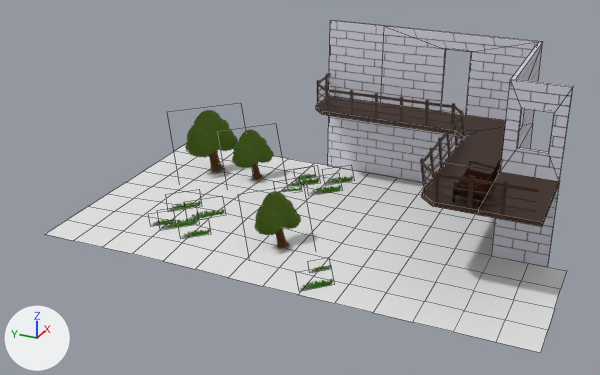
The Blender file concept-art/outside.blend, before and after one commit.
Both versions are drawn from a camera (50 mm lens) standing at (-20.39, -9.43, 11.17) and looking at (-0.59, -0.52, 1.27). Lighting does not change. The marker at lower left points along +X, +Y and +Z. Mesh edges are drawn as thin lines on the coarser meshes.

In view in the first picture: 'Plane.003', 'Plane.004', 'balcony_fence', 'balcony_floor', 'bench', 'grass', 'tree', 'tree.001', 'tree.002'.
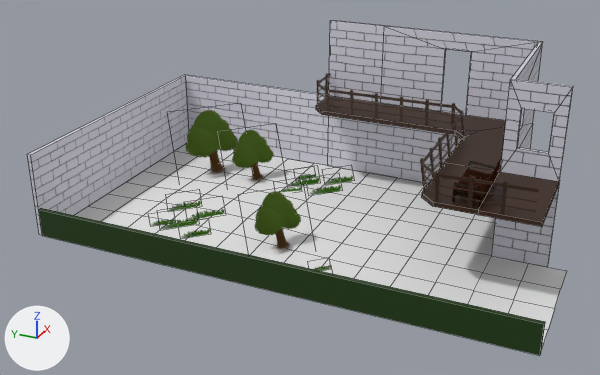
Commit message: add hedge outside

Boxes (x1, y1, x2, y2) around the edits, measured in the pictures (600 x 375 px):
'Plane.004', reshaped: before (328, 110, 560, 267); after (27, 75, 560, 267)
'Plane.001', added (green): after (39, 208, 545, 356)
part 1 of me_plane_004, added: after (27, 75, 329, 236)

What the commit changed:
Picture 'hedge' (img_hedge) is new.
Material 'hedge' (mat_hedge) is new.
Its texture is img_hedge.
me_plane_004 is used by ob_plane_004; location (0.0, 0.0, 0.0).
Verts and faces of me_plane_004; kept vertices keep their numbers, new ones are numbered from 8.
Before the commit, vertices of me_plane_004: 0 (4.0, 0.5, 0.0), 2 (4.0, 0.5, 2.5).
me_plane_004 had 8 vertices, 3 faces and spanned x 0.0..4.0, y -7.5..0.5, z 0.0..2.5.
me_plane_004 now has 12 vertices, 5 faces and spans x -4.12..4.0, y -7.5..6.0, z 0.0..2.5.
Part 1, on me_plane_004:
New vertex 8 is at (4.0, 6.0, 0.0).
New vertex 9 is at (4.0, 6.0, 2.5).
New vertex 10 is at (-4.12, 6.0, 0.0).
New vertex 11 is at (-4.12, 6.0, 2.5).
New faces: (0, 2, 9, 8), (8, 9, 11, 10).
Mesh me_plane_020 is new.
It has 4 vertices, 1 face and spans x 4.0, y -8.0..6.0, z 0.0..0.83.
It uses material mat_hedge (picture img_hedge).
Object 'Plane.001' (ob_plane_001) is new; it shows me_plane_020.
Its location is (-8.0, 0.0, 0.0).
It gains a SOLIDIFY modifier named 'Solidify'.
Modifier setting: thickness = 0.116.
Modifier setting: use_even_offset = True.
